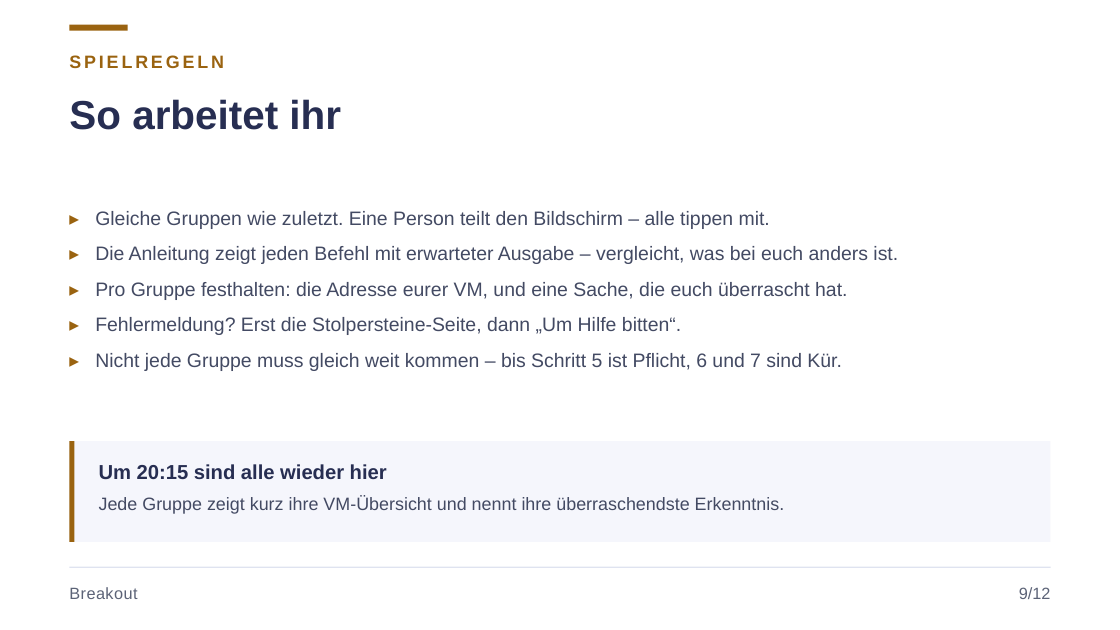
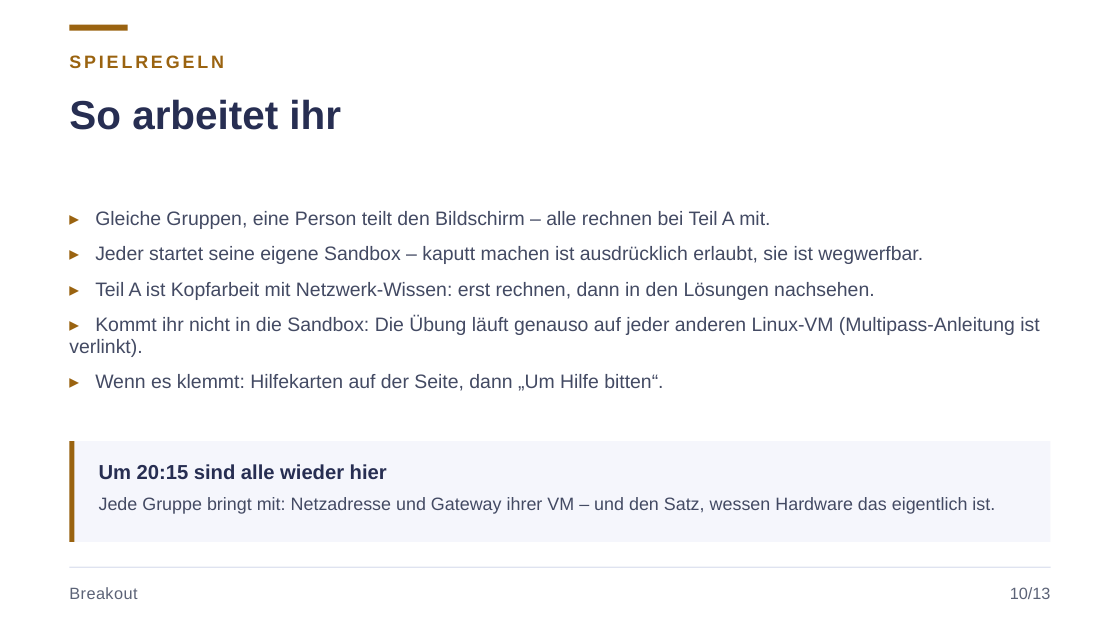
Before and after one commit to JacobMenge/kurs-unterlagen, a slide deck: slide 14 of folien/04-virtualisierung.pptx (slide 13 before the commit). Drawn at 1120x630 pixels with LibreOffice and Linux fonts; fonts in the diff are those of the drawing. Boxes give left, top, right and bottom in pixels: in the first picture for what was removed or moved away, otherwise in the second. Text is boxed around its words. In the diff, an @@ line names an element or a change of style, - is before the commit and + after.

```diff
--- a/folien/04-virtualisierung.pptx
+++ b/folien/04-virtualisierung.pptx
@@ text at (x1=69, y1=211, x2=1039, y2=391): text changed @@
-▸ Gleiche Gruppen wie zuletzt. Eine Person teilt den Bildschirm – alle tippen mit.
-▸ Die Anleitung zeigt jeden Befehl mit erwarteter Ausgabe – vergleicht, was bei euch anders ist.
-▸ Pro Gruppe festhalten: die Adresse eurer VM, und eine Sache, die euch überrascht hat.
-▸ Fehlermeldung? Erst die Stolpersteine-Seite, dann „Um Hilfe bitten“.
-▸ Nicht jede Gruppe muss gleich weit kommen – bis Schritt 5 ist Pflicht, 6 und 7 sind Kür.
+▸ Gleiche Gruppen, eine Person teilt den Bildschirm – alle rechnen bei Teil A mit.
+▸ Jeder startet seine eigene Sandbox – kaputt machen ist ausdrücklich erlaubt, sie ist wegwerfbar.
+▸ Teil A ist Kopfarbeit mit Netzwerk-Wissen: erst rechnen, dann in den Lösungen nachsehen.
+▸ Kommt ihr nicht in die Sandbox: Die Übung läuft genauso auf jeder anderen Linux-VM (Multipass-Anleitung ist verlinkt).
+▸ Wenn es klemmt: Hilfekarten auf der Seite, dann „Um Hilfe bitten“.
@@ text at (x1=99, y1=497, x2=995, y2=514): text changed @@
-Jede Gruppe zeigt kurz ihre VM-Übersicht und nennt ihre überraschendste Erkenntnis.
+Jede Gruppe bringt mit: Netzadresse und Gateway ihrer VM – und den Satz, wessen Hardware das eigentlich ist.
@@ text at (x1=1010, y1=587, x2=1051, y2=599): text changed @@
-9/12
+10/13
```
Also in this commit, not shown: 8 other slides changed, 8 slides added, 7 slides removed, 6 other files.
